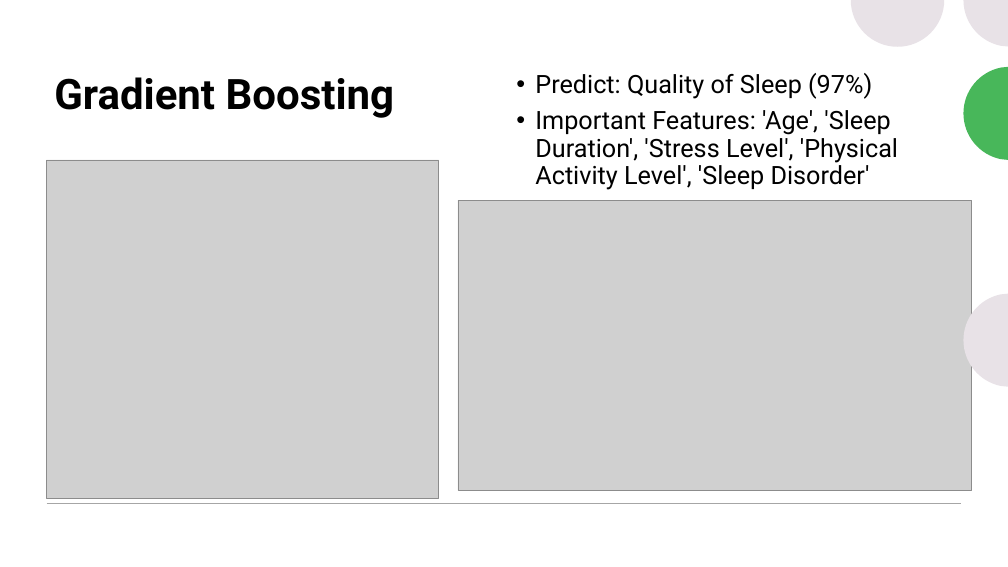
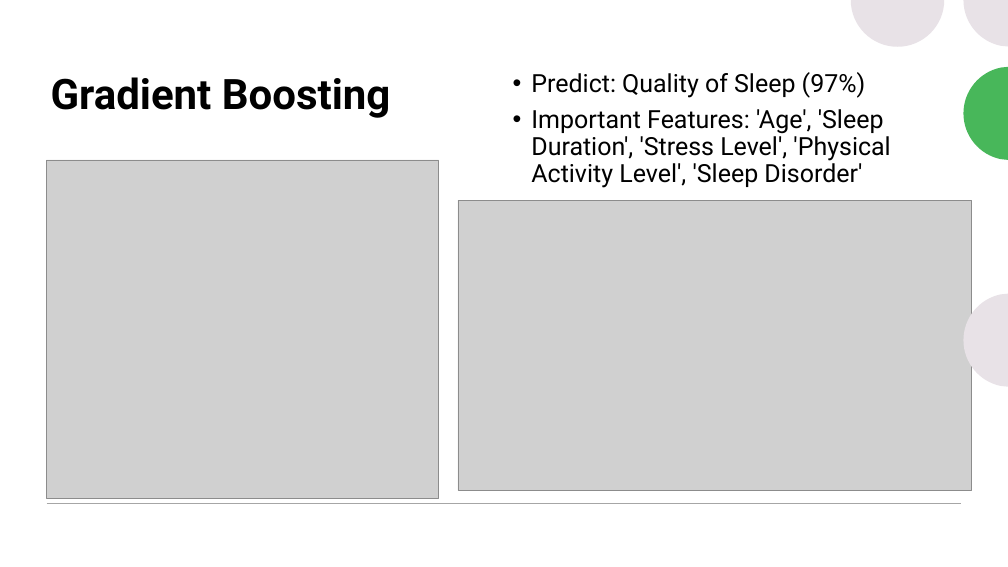
Before and after one commit to mark-earl/AML-PRJ3, a slide deck: slide 8 of deliverables/Presentation.pptx. Drawn at 1008x567 pixels with LibreOffice and Linux fonts; fonts in the diff are those of the drawing; grey boxes stand for pictures. Boxes give left, top, right and bottom in pixels: in the first picture for what was removed or moved away, otherwise in the second. Text is boxed around its words. In the diff, an @@ line names an element or a change of style, - is before the commit and + after.

```diff
--- a/deliverables/Presentation.pptx
+++ b/deliverables/Presentation.pptx
@@ title "Gradient Boosting": place and size @@
-title "Gradient Boosting" at (54, 77, 395, 118)
+title "Gradient Boosting" at (51, 77, 391, 118)
@@ text "Predict: Quality of Sleep (97%)" at (531, 72, 890, 188): size 24 to 23.8 pt; less space between paragraphs @@
```
Also in this commit, not shown: 7 other slides changed, 4 slides added, 3 slides removed.
